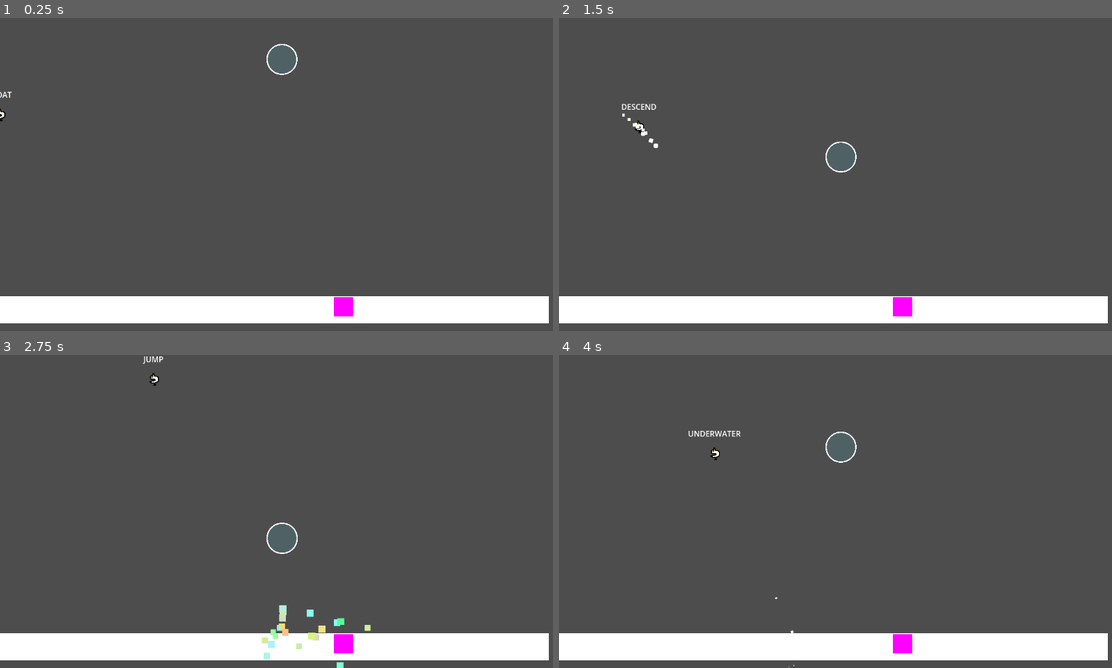
Above: before the commit, frames 1-4 (two rows, left to right).
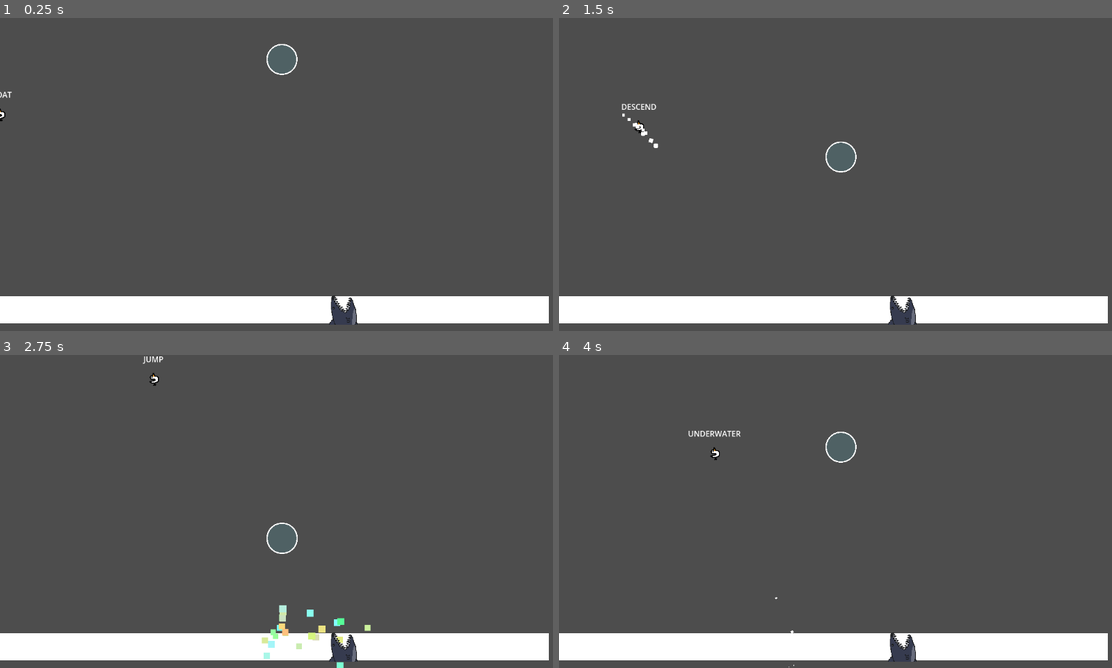
Above: after the commit, the same moments.

Repository: ron0studios/Global-Game-Jam-2025
Game: Godot game, scene res://objects/sandbox.tscn
Same seed, same stepped clock (60 frames per second), same inputs: the game is played once before the commit and once after it. The engine's default icon, where the game draws it, is replaced by a stand-in: a white triangle on a blue panel in a dark square.
Inputs (mouse positions are in pixels of both pictures, inside the frame that each line leads up to):
- Up to frame 1 (0.25 s): no input
- Up to frame 2 (1.5 s): move the mouse to (957, 158) at 0.52 s; hold Right (ui_right) 0.53-1.28 s; hold Space (blow) 0.53-1.28 s; move the mouse to (724, 190) at 1.27 s; hold Down (ui_down) from 1.28 s (still down); tap Space (blow) at 1.35 s
- Up to frame 3 (2.75 s): move the mouse to (331, 442) at 2.02 s; release Down (ui_down) at 2.03 s; hold Right (ui_right) from 2.03 s (still down); hold Space (blow) from 2.03 s (still down)
- Up to frame 4 (4 s): move the mouse to (807, 574) at 2.77 s; release Right (ui_right) at 2.78 s; release Space (blow) at 2.78 s; hold Up (ui_up) 2.78-3.53 s; tap Space (blow) at 2.85 s; move the mouse to (1006, 558) at 3.52 s; hold Left (ui_left) from 3.53 s (still down); hold Space (blow) from 3.53 s (still down)

The runs differ from the first frame. In frame 1, 0.4% of the frame differs, in the area x 59-65%, y 88-98%; in frame 2, 0.4%; in frame 3, 0.4%; in frame 4, 0.4%.

Commit message:
Made the obstacle into a shark :D

Diff:
--- a/objects/spike.gd
+++ b/objects/spike.gd
@@ -12,7 +12,7 @@
 signal kill
 # Called when the node enters the scene tree for the first time.
 func _ready() -> void:
-	destination1 = Vector2(global_position.x, global_position.y-20)
+	destination1 = Vector2(global_position.x, global_position.y-30)
 	destination2 = global_position
 
 
--- a/spike.tscn
+++ b/spike.tscn
@@ -1,18 +1,18 @@
 [gd_scene load_steps=4 format=3 uid="uid://b4okuuwiv4502"]
 
 [ext_resource type="Script" path="res://objects/spike.gd" id="1_ddh2b"]
-
-[sub_resource type="PlaceholderTexture2D" id="PlaceholderTexture2D_dctlf"]
-size = Vector2(20, 20)
+[ext_resource type="Texture2D" uid="uid://ssnybynvnavj" path="res://assets/shark.png" id="2_qs48i"]
 
 [sub_resource type="RectangleShape2D" id="RectangleShape2D_d7unp"]
 
-[node name="Spike" type="Area2D"]
+[node name="Shark" type="Area2D"]
 scale = Vector2(2, 2)
 script = ExtResource("1_ddh2b")
 
 [node name="Sprite2D" type="Sprite2D" parent="."]
-texture = SubResource("PlaceholderTexture2D_dctlf")
+position = Vector2(1.5, -0.5)
+scale = Vector2(0.3, 0.3)
+texture = ExtResource("2_qs48i")
 
 [node name="CollisionShape2D" type="CollisionShape2D" parent="."]
 shape = SubResource("RectangleShape2D_d7unp")
Binary file added: assets/shark.png
Not shown, added: assets/shark.png.import
